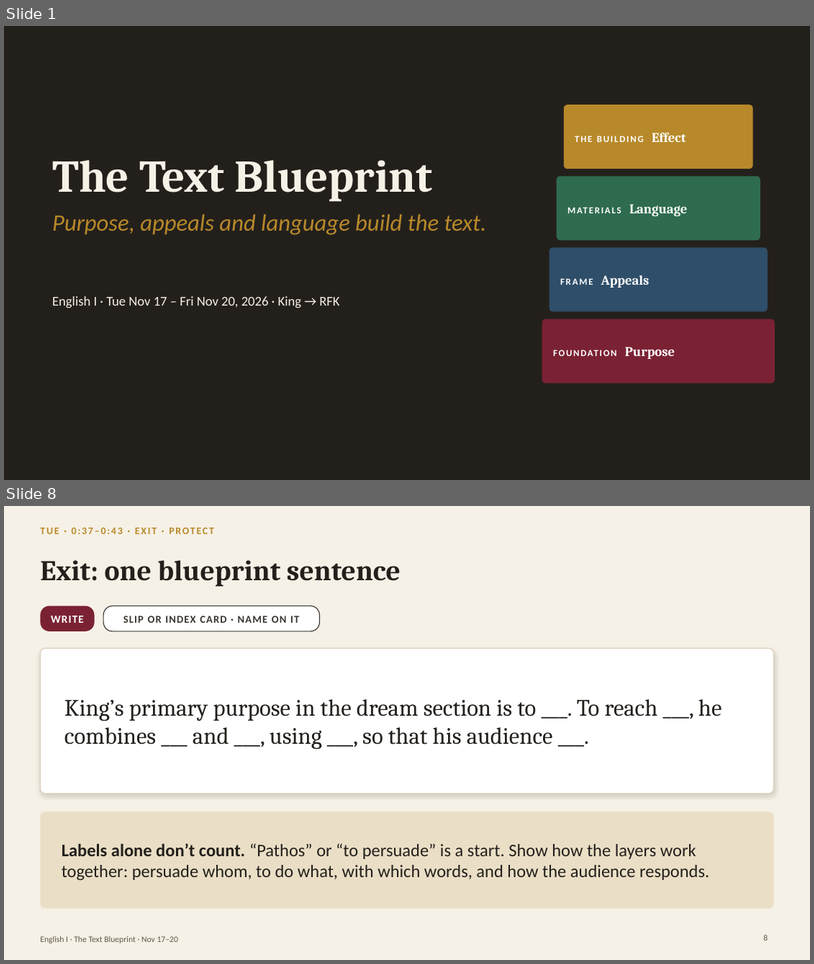
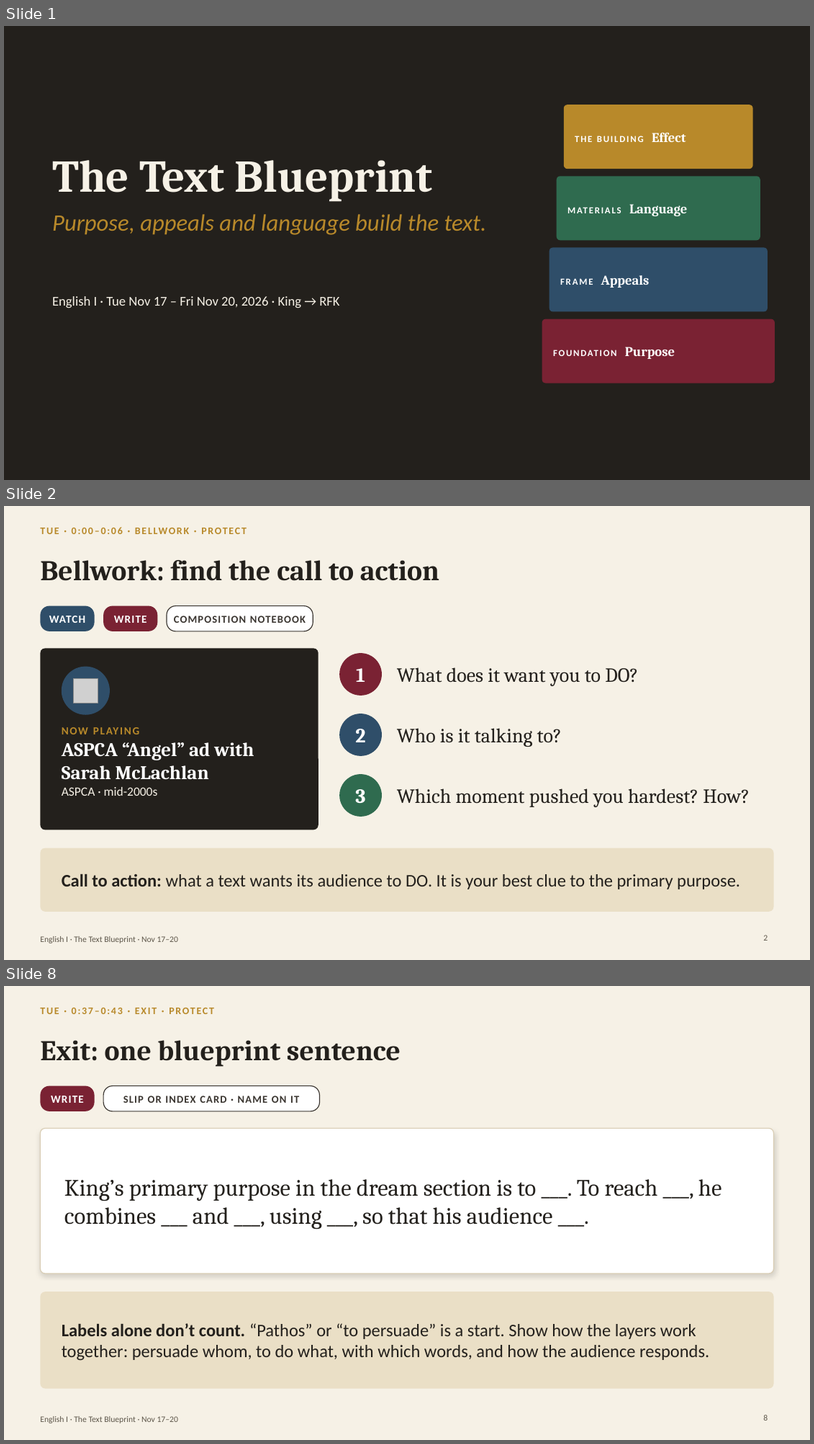
Before and after one commit to bookfairshit/Unit-2.2-Informational-Text, a slide deck: lumio/text-blueprint-nov-17-20.pptx. Shown one above the other, each under a label of ours: slides 1 and 8 before the commit, slides 1, 2 and 8 after it; the slides between them are not shown. The pictures are 814x964 and 814x1444 pixels, drawn with LibreOffice and Linux fonts; fonts in the diff are those of the drawing; grey boxes stand for pictures. Boxes give left, top, right and bottom in pixels: in the first picture for what was removed or moved away, otherwise in the second. Text is boxed around its words. In the diff, an @@ line names an element or a change of style, - is before the commit and + after.

```diff
--- a/lumio/text-blueprint-nov-17-20.pptx
+++ b/lumio/text-blueprint-nov-17-20.pptx
@@ slide 2 added at (x1=4, y1=506, x2=810, y2=960), background #F6F1E6; not listed: 1 template element that a slide beside it also shows @@
@@ text added at (x1=72, y1=528, x2=87, y2=534), 12 pt, text #B8892A, bold @@
+TUE · 0:00–0:06 · BELLWORK · PROTECT
@@ title added at (x1=40, y1=560, x2=440, y2=581), 34 pt, text #23201C, bold @@
+Bellwork: find the call to action
@@ rounded rectangle added at (x1=40, y1=606, x2=95, y2=631), fill #2F4E69, 13 pt, text #FFFFFF, bold @@
+WATCH
@@ rounded rectangle added at (x1=104, y1=606, x2=158, y2=631), fill #7A2233, 13 pt, text #FFFFFF, bold @@
+WRITE
@@ rounded rectangle added at (x1=167, y1=606, x2=313, y2=631), fill #FFFFFF, outline #3A3530 1 pt, 12.5 pt, text #3A3530, bold @@
+COMPOSITION NOTEBOOK
@@ rounded rectangle added at (x1=40, y1=648, x2=319, y2=830), fill #23201C @@
@@ ellipse added at (x1=340, y1=653, x2=382, y2=695), fill #7A2233, 24 pt, text #FFFFFF, bold @@
+1
@@ ellipse added at (x1=62, y1=667, x2=110, y2=715), fill #2F4E69 @@
@@ picture added at (x1=74, y1=678, x2=98, y2=703) @@
@@ text added at (x1=397, y1=667, x2=638, y2=686), 24 pt, text #23201C @@
+What does it want you to DO?
@@ ellipse added at (x1=340, y1=713, x2=382, y2=756), fill #2F4E69, 24 pt, text #FFFFFF, bold @@
+2
@@ text added at (x1=62, y1=742, x2=254, y2=779), 23 pt, text #FFFFFF, bold @@
+NOW PLAYING
+ASPCA “Angel” ad with Sarah McLachlan
+ASPCA · mid-2000s
@@ text added at (x1=397, y1=728, x2=562, y2=746), 24 pt, text #23201C @@
+Who is it talking to?
@@ ellipse added at (x1=340, y1=774, x2=382, y2=816), fill #2F6B4F, 24 pt, text #FFFFFF, bold @@
+3
@@ text added at (x1=397, y1=788, x2=750, y2=807), 24 pt, text #23201C @@
+Which moment pushed you hardest? How?
@@ rounded rectangle added at (x1=40, y1=848, x2=774, y2=911), fill #EADFC6 @@
@@ text added at (x1=62, y1=873, x2=741, y2=889), 21 pt, text #23201C @@
+Call to action: what a text wants its audience to DO. It is your best clue to the primary purpose.
@@ page number added at (x1=764, y1=934, x2=768, y2=940), 10 pt, text #5E574B @@
+2
```
Also in this commit, not shown: 7 slides changed, 1 other slide added, 1 slide removed, 4 other files.
